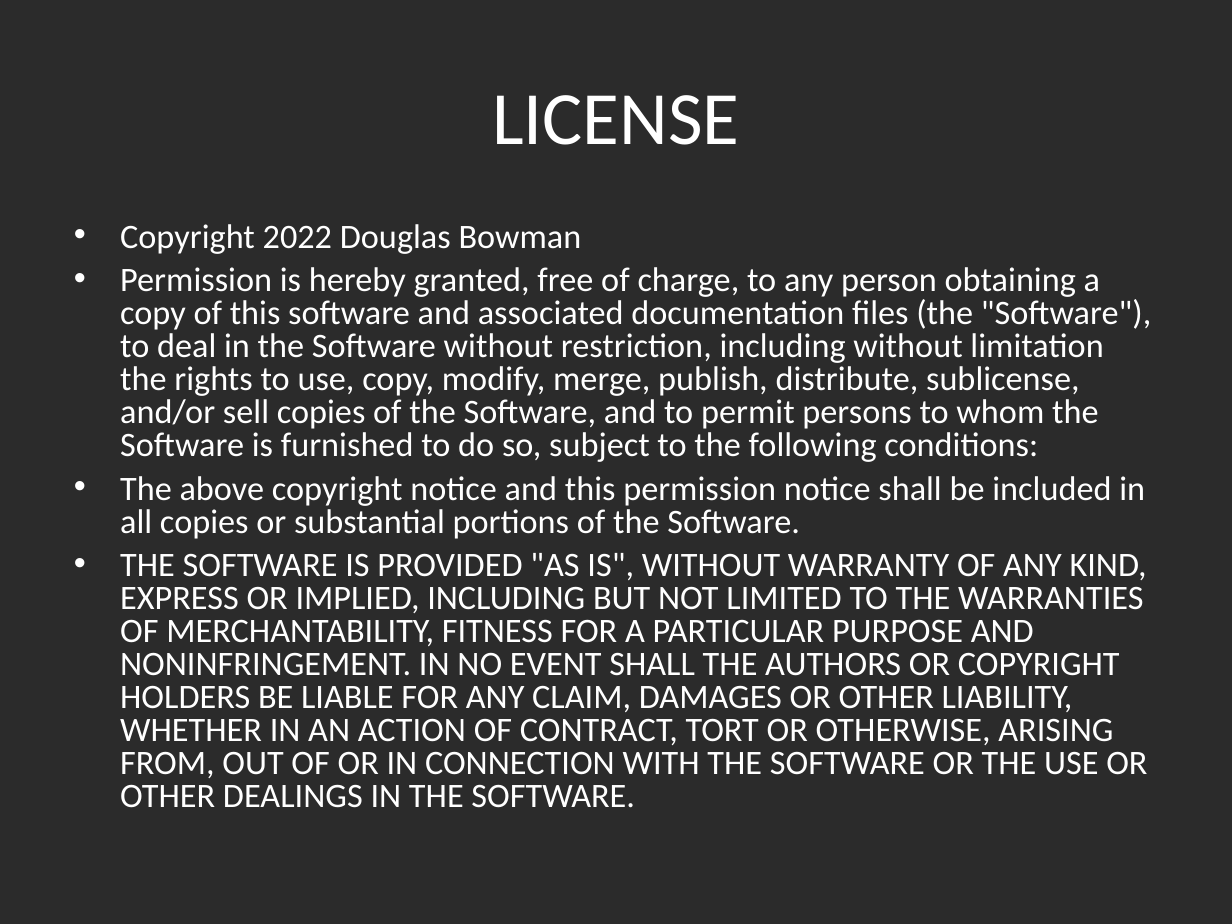
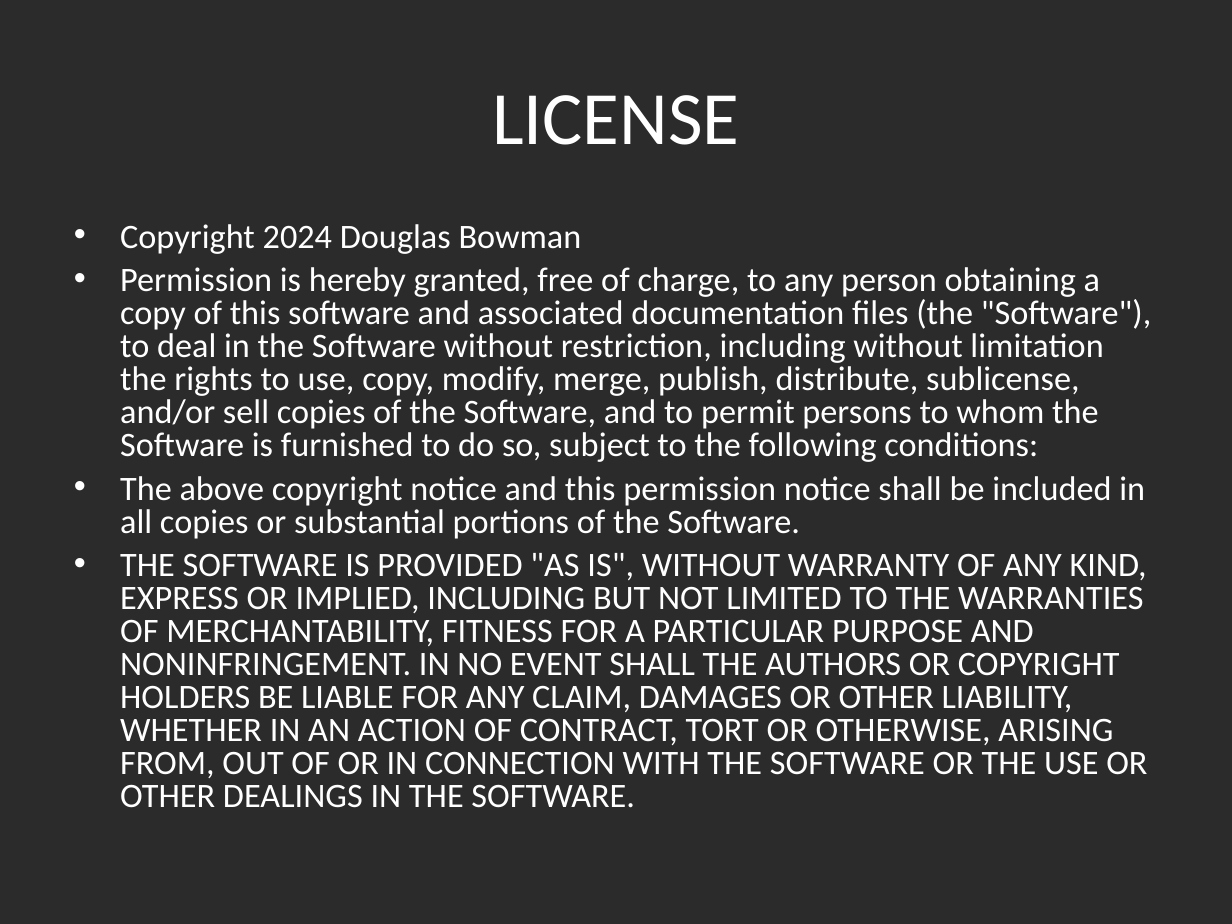
Before and after one commit to dbowmans46/PracticalProgramming, a slide deck: slide 24 of Session 7 - Python/Instructional Material/Machine Learning Slides/Session 7 - Python ML 11: Review and Project for Regressors.odp (slide 16 before the commit). Drawn at 1232x924 pixels with LibreOffice and Linux fonts; fonts in the diff are those of the drawing; background and template pictures are left out; a plain dark background stands for a picture behind light text. Boxes give left, top, right and bottom in pixels: in the first picture for what was removed or moved away, otherwise in the second. Text is boxed around its words. In the diff, an @@ line names an element or a change of style, - is before the commit and + after.

```diff
--- a/Session 7 - Python/Instructional Material/Machine Learning Slides/Session 7 - Python ML 11: Review and Project for Regressors.odp
+++ b/Session 7 - Python/Instructional Material/Machine Learning Slides/Session 7 - Python ML 11: Review and Project for Regressors.odp
@@ text at (x1=120, y1=224, x2=582, y2=254): text changed @@
-• Copyright 2022 Douglas Bowman
+• Copyright 2024 Douglas Bowman
```
Also in this commit, not shown: 7 other slides changed, 9 slides added, 1 slide removed, 1 other file.
